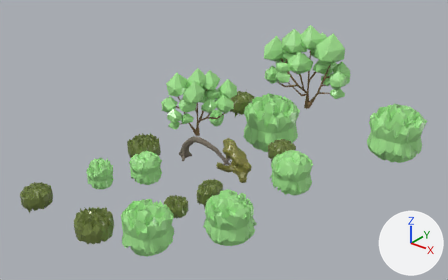
One commit to the glTF model models/plants.glb: the scene before it, then after it.
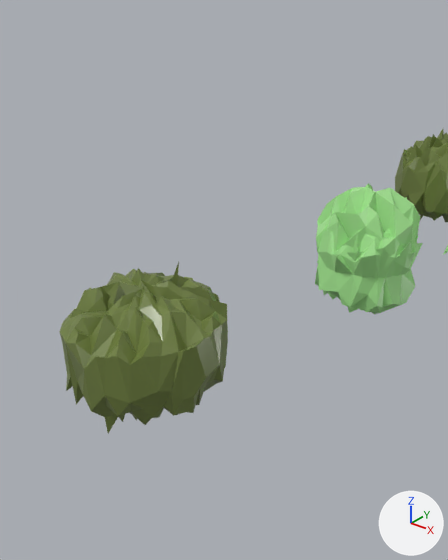
Each version appears first whole from a camera (50 mm lens) standing at (60.77, -6.31, 26.85) and looking at (30.0, 32.15, 3.0), and next in a close-up from a camera (50 mm lens) standing at (28.9, 11.85, 6.46) and looking at (23.9, 18.1, 2.58). The axes (+X, +Y, +Z) are drawn at lower right. The lights are the same throughout. Vertices at the same position are counted once.

The older version as bpy lines, for what is in view:
```python
me_icosphere_001 = bpy.data.meshes.new('Icosphere.001')
me_icosphere_001.from_pydata(...)  # 129 vertices, 254 faces; spans x 22.5..24.68, y 22.27..24.41, z 0.18..2.64
me_icosphere_001.materials.append(mat_material_juniper_leaves)  # green #a5e792
me_icosphere_005 = bpy.data.meshes.new('Icosphere.005')
me_icosphere_005.from_pydata(...)  # 2106 vertices, 4184 faces; spans x 22.5..41.6, y 18.1..52.1, z -2.9..3.8
me_icosphere_005.materials.append(mat_material_juniper_leaves_002)  # green #a5e792
me_sphere_003 = bpy.data.meshes.new('Sphere.003')
me_sphere_003.from_pydata(...)  # 2835 vertices, 5642 faces; spans x 21.9..34.9, y 16.0..44.4, z 0.1..2.9
me_sphere_003.materials.append(mat_material_cajuniper_leaves)  # green #708041
ob_california_juniper_young = bpy.data.objects.new('California Juniper.young', me_sphere_003)
ob_california_juniper_young.location = (0.0, 0.0, 0.0)
ob_sagebrush = bpy.data.objects.new('Sagebrush', me_icosphere_001)
ob_sagebrush.location = (0.0, 0.0, 0.0)
ob_sagebrush_2 = bpy.data.objects.new('Sagebrush.2', me_icosphere_005)
ob_sagebrush_2.location = (0.0, 0.0, 0.0)
```
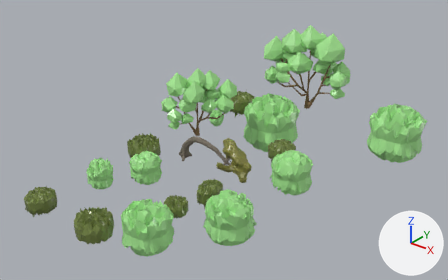
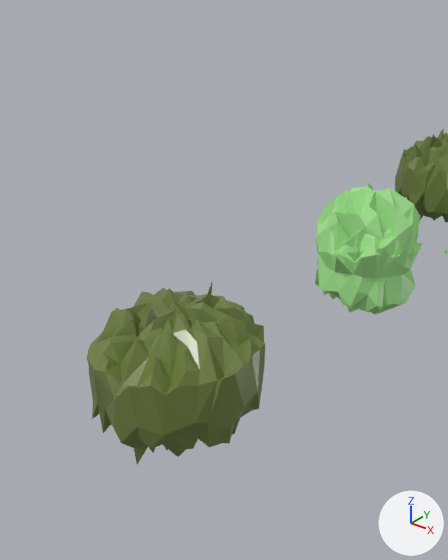
What differs and where, as boxes [x1, y1, x2, y2] in the close-ups (448 x 560 px; the box of a moved part takes in the faces that stretch with it):
'California Juniper.young', reshaped
    before: [60, 129, 448, 433]
    after: [87, 129, 448, 464]
part 1 of me_sphere_003, moved or reshaped
    before: [60, 262, 228, 433]
    after: [87, 280, 265, 464]

The change in detail:
me_sphere_003 has 2835 vertices, 5642 faces and spans x 21.9..34.9, y 16.0..44.4, z 0.1..2.9.
me_sphere_003 is used by ob_california_juniper_young; location (0.0, 0.0, 0.0).
me_sphere_003 part 1: the loose piece of 405 vertices spanning x 21.9..24.3, y 16.0..18.6, z 0.5..2.8 is moved by (0.8, -0.2, 0.0).
